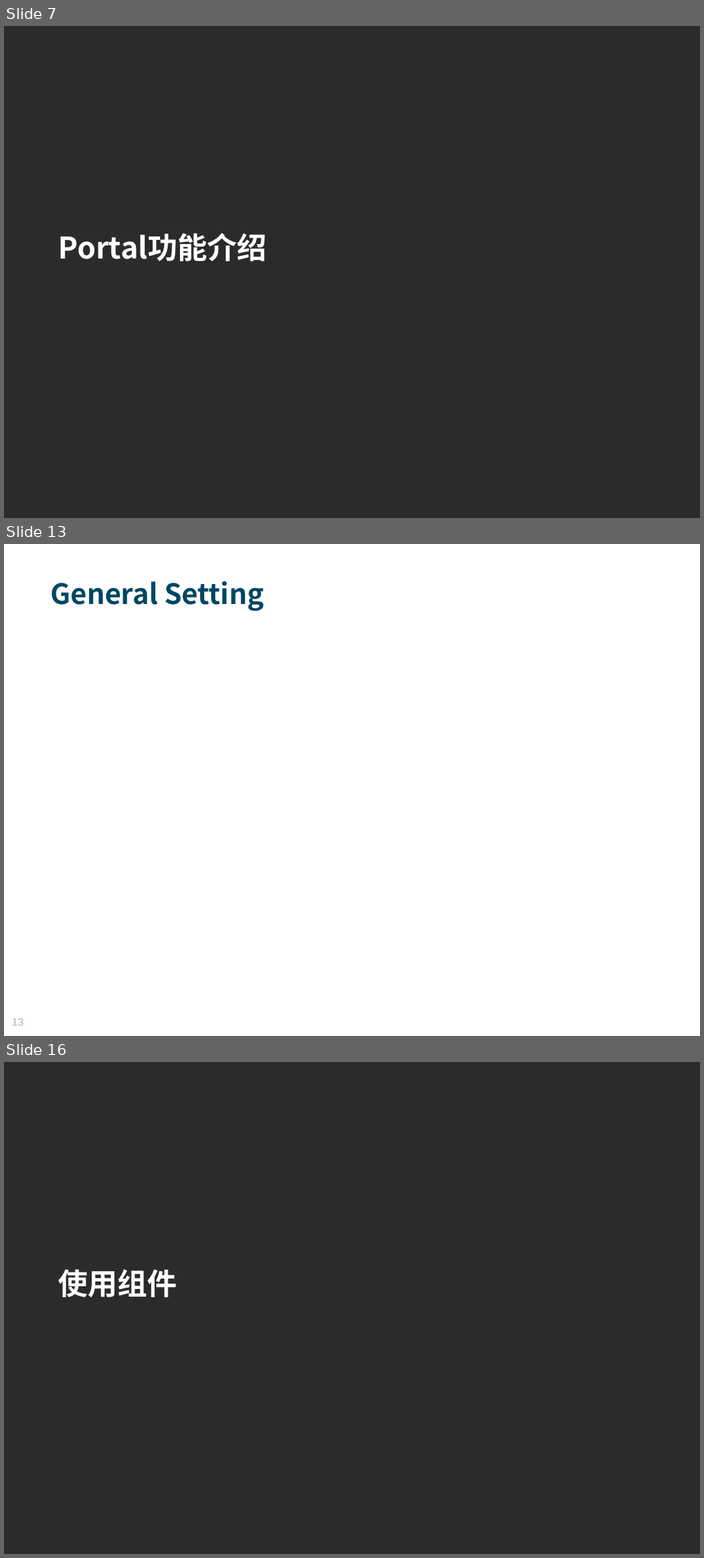
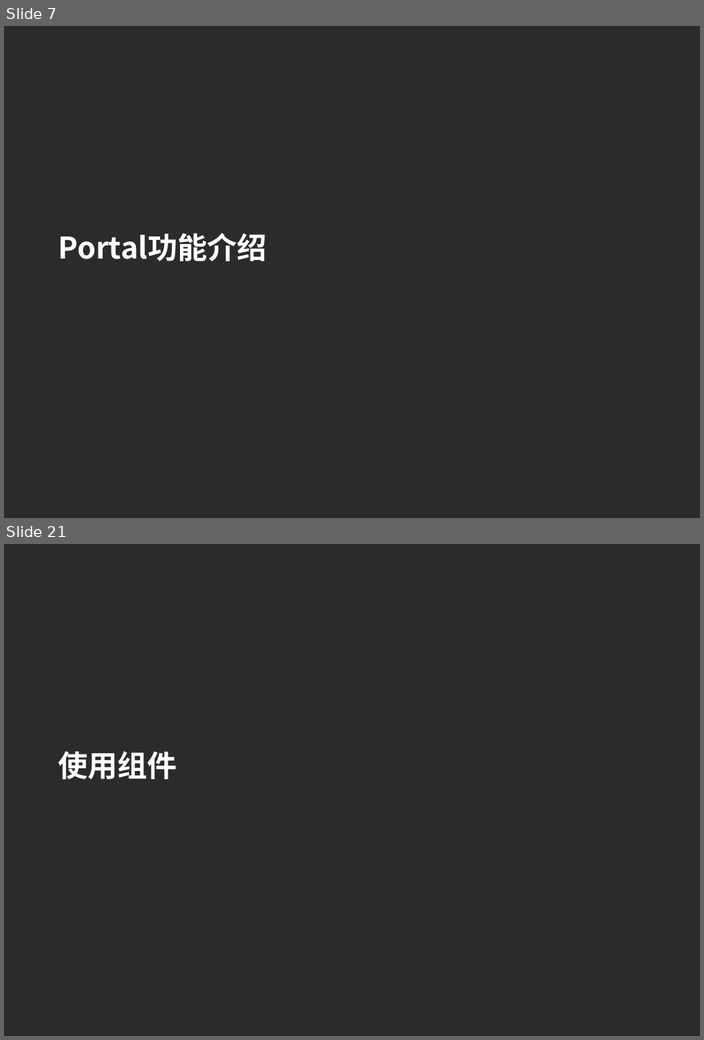
Before and after one commit to MosesZhu/Cube, a slide deck: Document/New Webframework Introduction.ppt. Shown one above the other, each under a label of ours: slides 7, 13 and 16 before the commit, slides 7 and 21 after it; the slides between them are not shown. The pictures are 704x1558 and 704x1040 pixels, drawn with LibreOffice and Linux fonts; fonts in the diff are those of the drawing; background and template pictures are left out; a plain dark background stands for a picture behind light text. Boxes give left, top, right and bottom in pixels: in the first picture for what was removed or moved away, otherwise in the second. Text is boxed around its words. In the diff, an @@ line names an element or a change of style, - is before the commit and + after.

```diff
--- a/Document/New Webframework Introduction.ppt
+++ b/Document/New Webframework Introduction.ppt
@@ slide 13 removed at box(4, 544, 700, 1036), background picture (left out) @@
@@ text removed at box(50, 581, 264, 611) @@
-General Setting
@@ page number removed at box(12, 1018, 23, 1026) @@
-13
@@ what was slide 16 is now slide 21 @@
```
Also in this commit, not shown: 4 slides changed, 11 slides added, 4 other slides removed, 1 other file.
